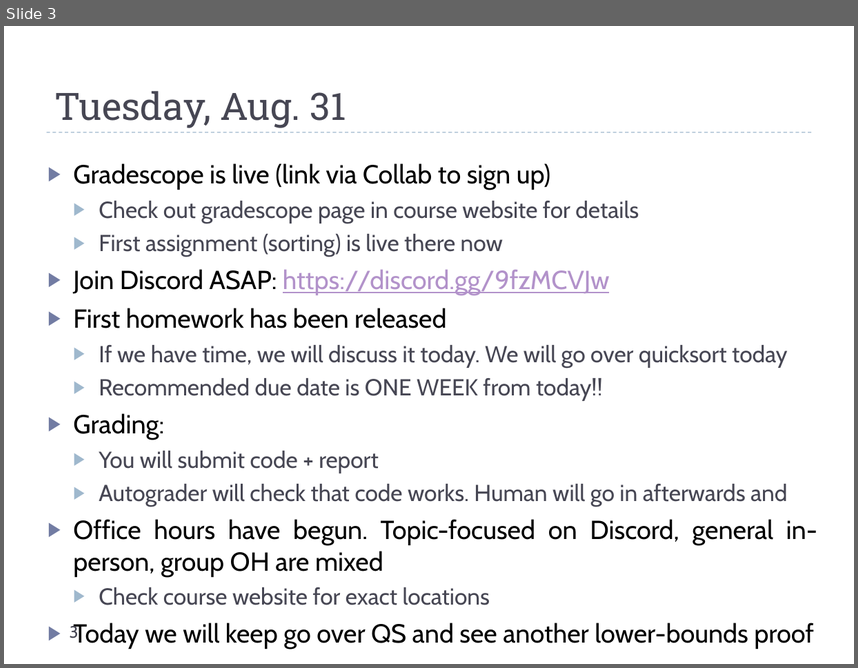
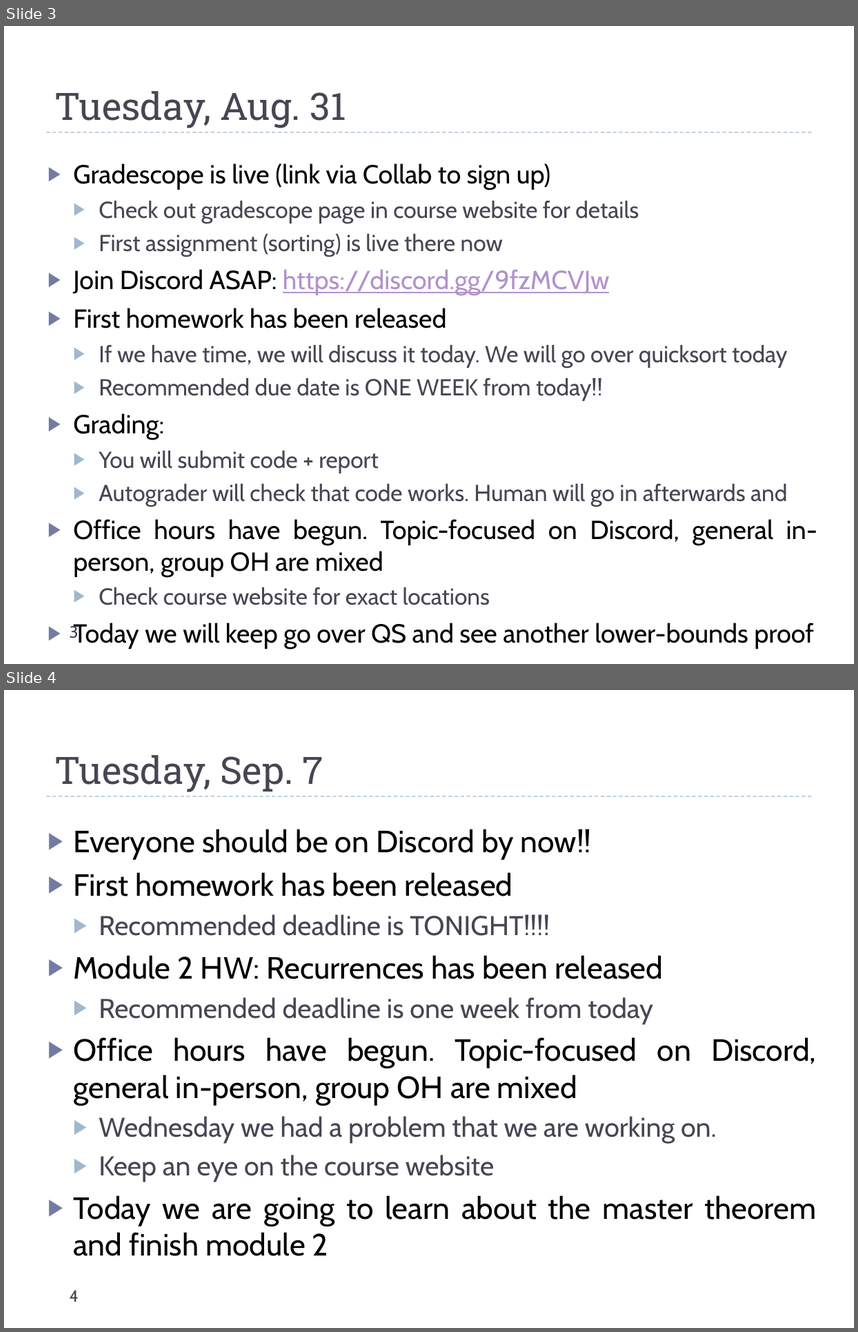
Before and after one commit to uva-cs/cs4102-f21, a slide deck: slides/dailyannouncements_mf.pptx. Shown one above the other, each under a label of ours: slide 3 before the commit, slides 3 and 4 after it. The pictures are 858x668 and 858x1332 pixels, drawn with LibreOffice and Linux fonts; fonts in the diff are those of the drawing. Boxes give left, top, right and bottom in pixels: in the first picture for what was removed or moved away, otherwise in the second. Text is boxed around its words. In the diff, an @@ line names an element or a change of style, - is before the commit and + after.

```diff
--- a/slides/dailyannouncements_mf.pptx
+++ b/slides/dailyannouncements_mf.pptx
@@ slide 4 added at (4,690,854,1328), background #FFFFFF; not listed: 1 template element that a slide beside it also shows @@
@@ title added at (55,755,323,792), 32 pt, text #464653 @@
+Tuesday, Sep. 7
@@ text added at (73,829,816,1256), 26 pt, text #000000 @@
+▶ Everyone should be on Discord by now!!
+▶ First homework has been released
+  ▶ Recommended deadline is TONIGHT!!!!
+▶ Module 2 HW: Recurrences has been released
+  ▶ Recommended deadline is one week from today
+▶ Office hours have begun. Topic-focused on Discord, general in-person, group OH are mixed
+  ▶ Wednesday we had a problem that we are working on.
+  ▶ Keep an eye on the course website
+▶ Today we are going to learn about the master theorem and finish module 2
@@ page number added at (70,1290,79,1301), 14 pt, text #464653 @@
+4
```
Also in this commit, not shown: 1 other file.
